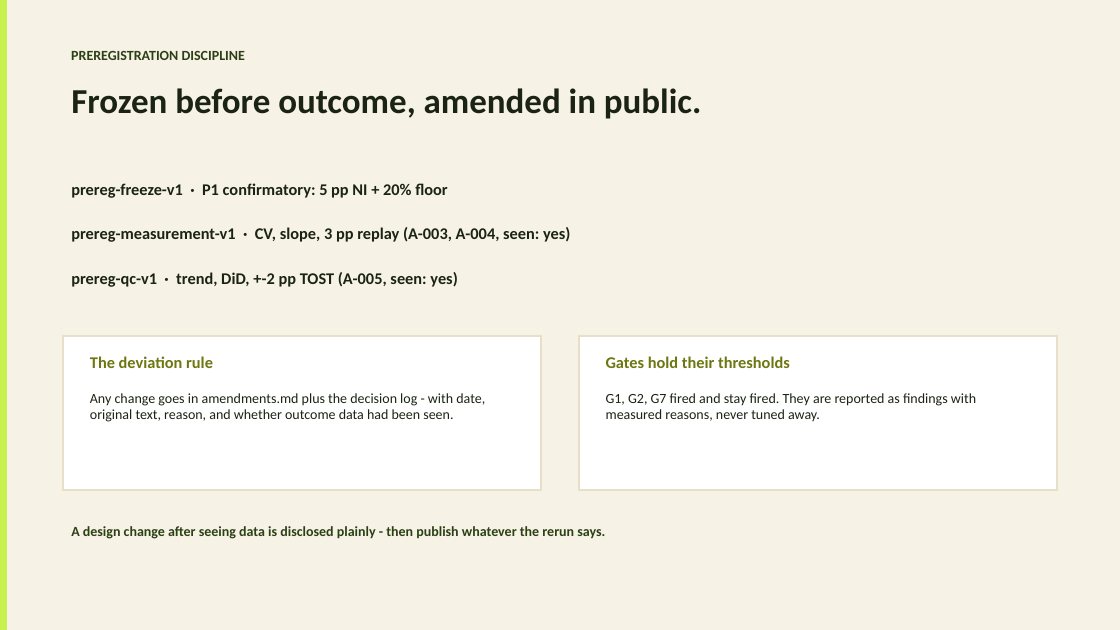
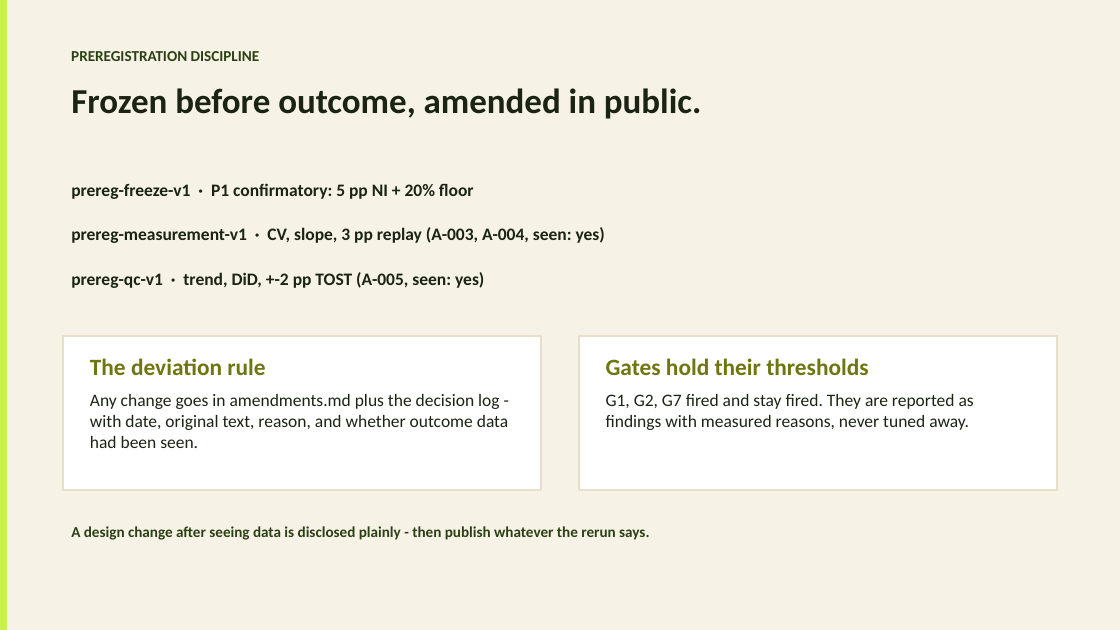
Before and after one commit to Atik203/energy-optimal-rag, a slide deck: slide 8 of ppt_slides/Energy_Methodology_Presentation.pptx. Drawn at 1120x630 pixels with LibreOffice and Linux fonts; fonts in the diff are those of the drawing. Boxes give left, top, right and bottom in pixels: in the first picture for what was removed or moved away, otherwise in the second. Text is boxed around its words. In the diff, an @@ line names an element or a change of style, - is before the commit and + after.

```diff
--- a/ppt_slides/Energy_Methodology_Presentation.pptx
+++ b/ppt_slides/Energy_Methodology_Presentation.pptx
@@ text "PREREGISTRATION DISCIPLINE" at <box>71,51,260,61</box>: size 12 to 13 pt @@
@@ size 14 to 15 pt in 3 elements at <box>71,183,474,199</box>, <box>71,227,605,243</box>, <box>71,272,484,288</box> @@
@@ text "The deviation rule" at <box>90,358,265,375</box>: size 14 to 20 pt @@
@@ text "Gates hold their thresholds" at <box>606,358,868,375</box>: size 14 to 20 pt @@
@@ text "Any change goes in amendments.md ..." at <box>90,394,508,448</box>: size 12 to 15 pt @@
@@ text "G1, G2, G7 fired and ..." at <box>606,394,974,430</box>: size 12 to 15 pt @@
@@ text "A design change after seeing ..." at <box>71,526,649,540</box>: size 12 to 13 pt @@
```
Also in this commit, not shown: 9 other slides changed.
